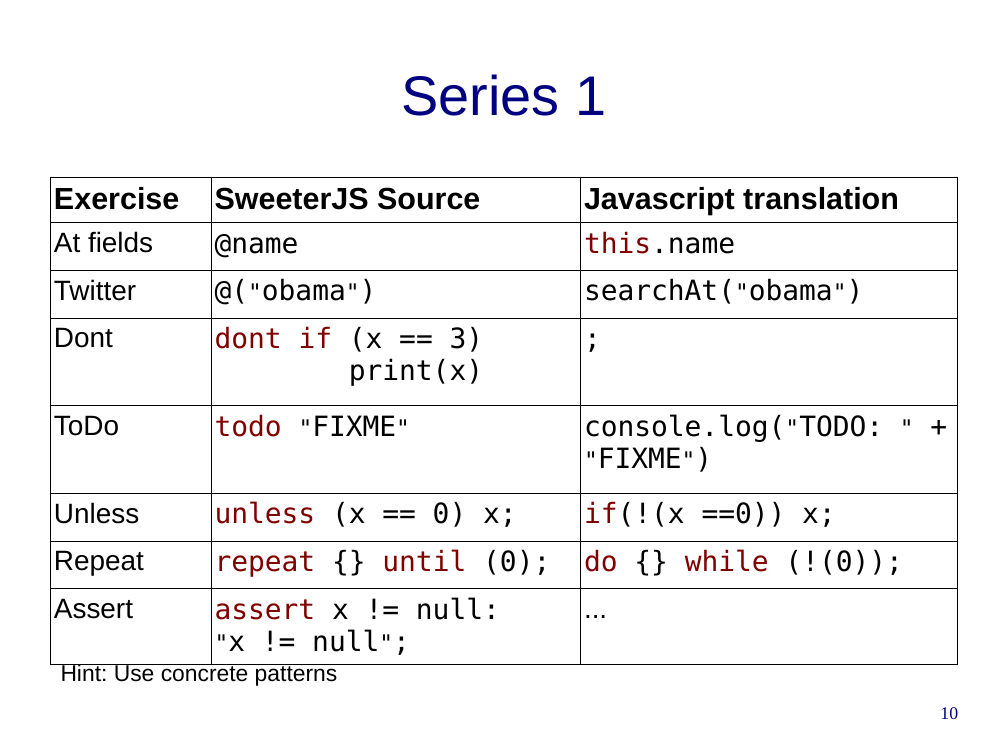
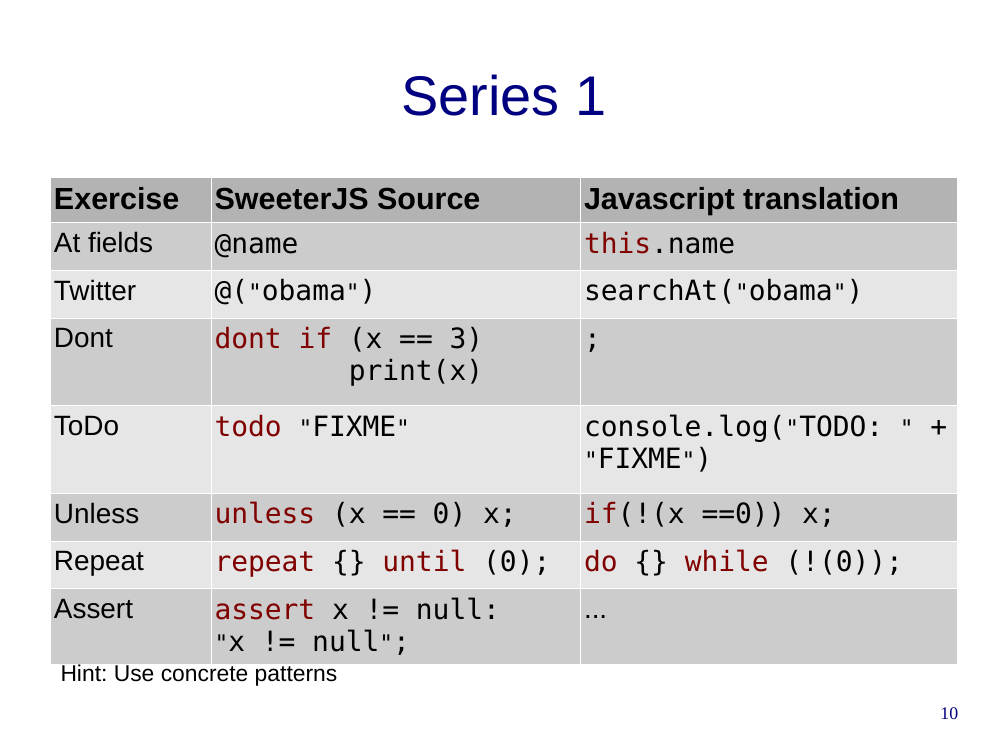
Before and after one commit to cwi-swat/rascal-course-pldi-2015, a slide deck: slide 10 of presentations/HackYourJavascript.odp. Drawn at 1008x756 pixels with LibreOffice and Linux fonts; fonts in the diff are those of the drawing; background and template pictures are left out. Boxes give left, top, right and bottom in pixels: in the first picture for what was removed or moved away, otherwise in the second. Text is boxed around its words. In the diff, an @@ line names an element or a change of style, - is before the commit and + after.

```diff
--- a/presentations/HackYourJavascript.odp
+++ b/presentations/HackYourJavascript.odp
@@ table at (50,177,958,656) @@
@@ fill none to #B3B3B3 in row 1 @@
@@ fill none to #CCCCCC in 12 cells @@
@@ fill none to #E6E6E6 in 9 cells @@
@@ borders changed @@
```
Also in this commit, not shown: 2 other slides changed.
